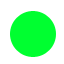
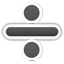
Before/after of a 64×64 layered artwork. What changed in the layer stack:
renamed "Shape 1" to "Layer 2", opacity 100% → 90%, painted on it over [10, 11, 56, 61]
added layer "Layer 1" (90%) above "Layer 0" over [21, 2, 43, 24]
added layer "Layer 0" (90%) over [0, 22, 64, 42]
